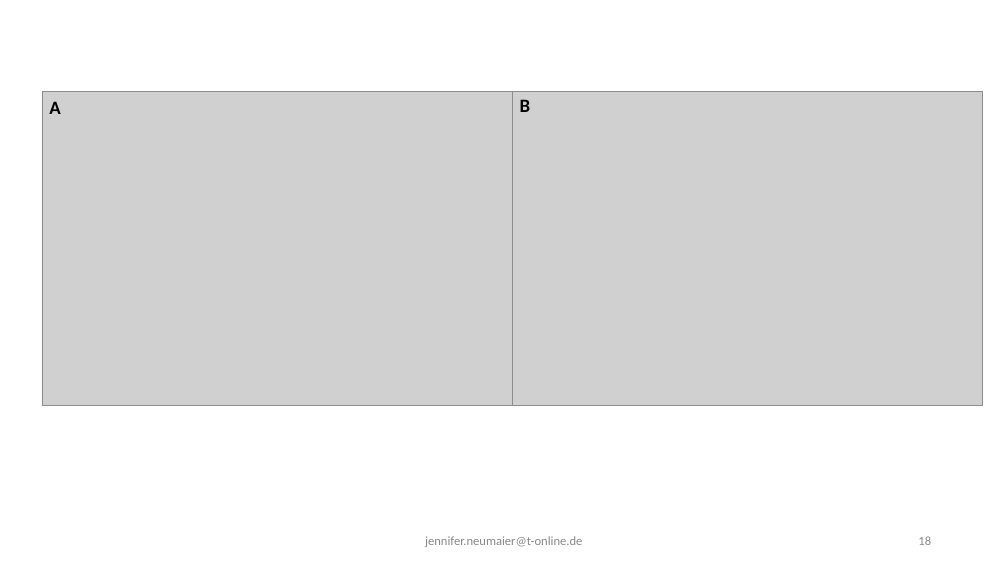
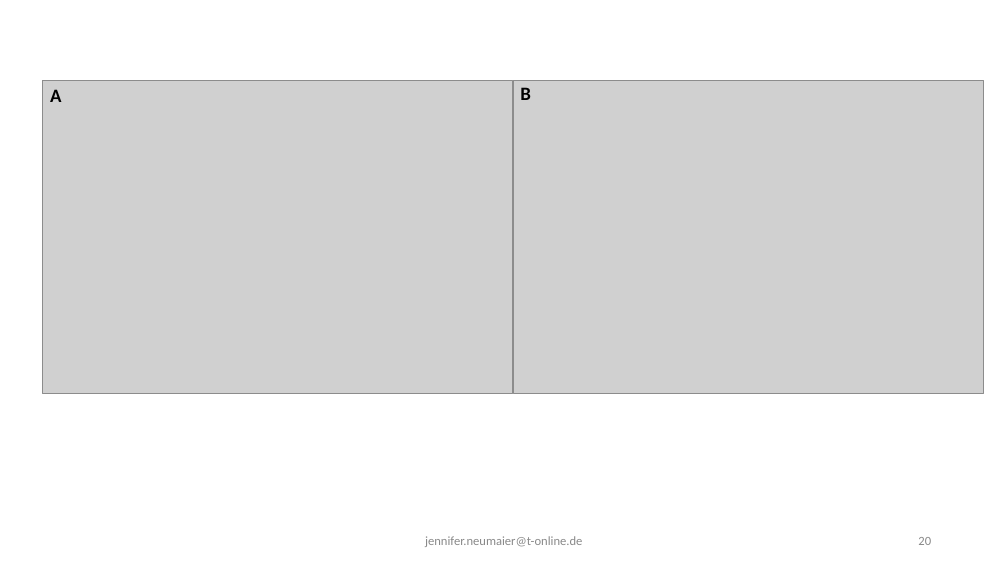
Before and after one commit to JenniferNeumaier/ml_coda, a slide deck: slide 20 of doc/Results for Master Thesis.odp (slide 18 before the commit). Drawn at 1008x567 pixels with LibreOffice and Linux fonts; fonts in the diff are those of the drawing; grey boxes stand for pictures. Boxes give left, top, right and bottom in pixels: in the first picture for what was removed or moved away, otherwise in the second. Text is boxed around its words. In the diff, an @@ line names an element or a change of style, - is before the commit and + after.

```diff
--- a/doc/Results for Master Thesis.odp
+++ b/doc/Results for Master Thesis.odp
@@ 2 pictures, 2 texts: place and size @@
-2 pictures, 2 texts at [42,92,983,406]
+2 pictures, 2 texts at [42,80,984,394]
@@ page number at [918,537,931,545]: text changed @@
-18
+20
```
Also in this commit, not shown: 7 other slides changed, 3 slides added, 1 slide removed, 16 other files.
